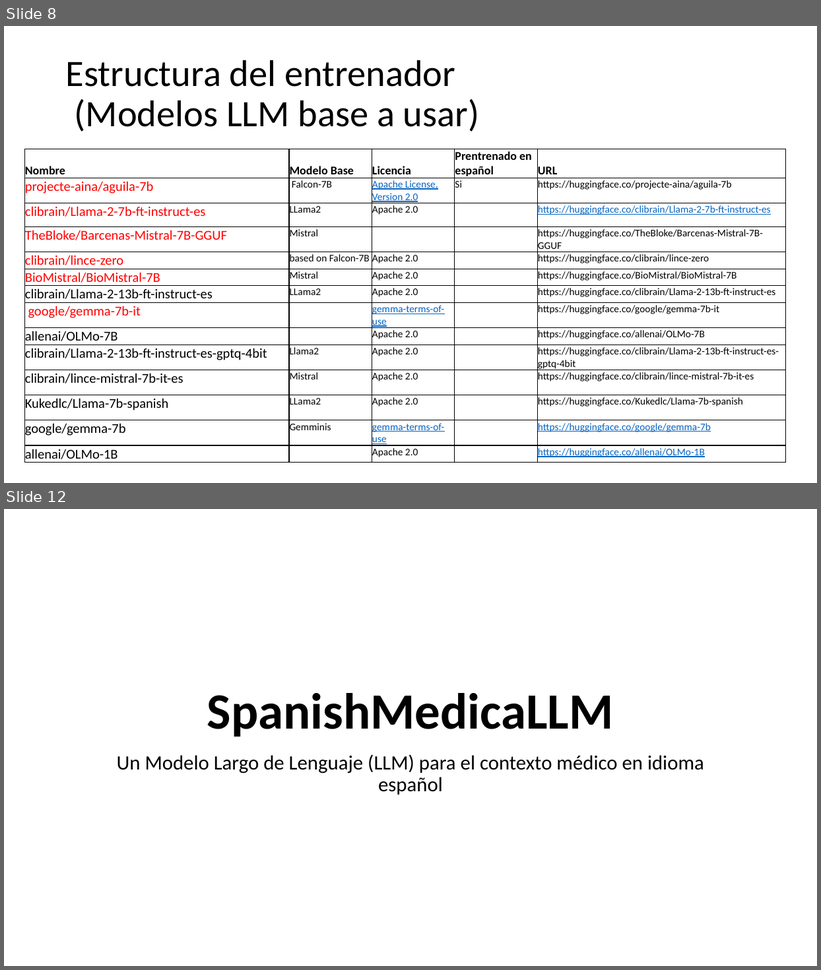
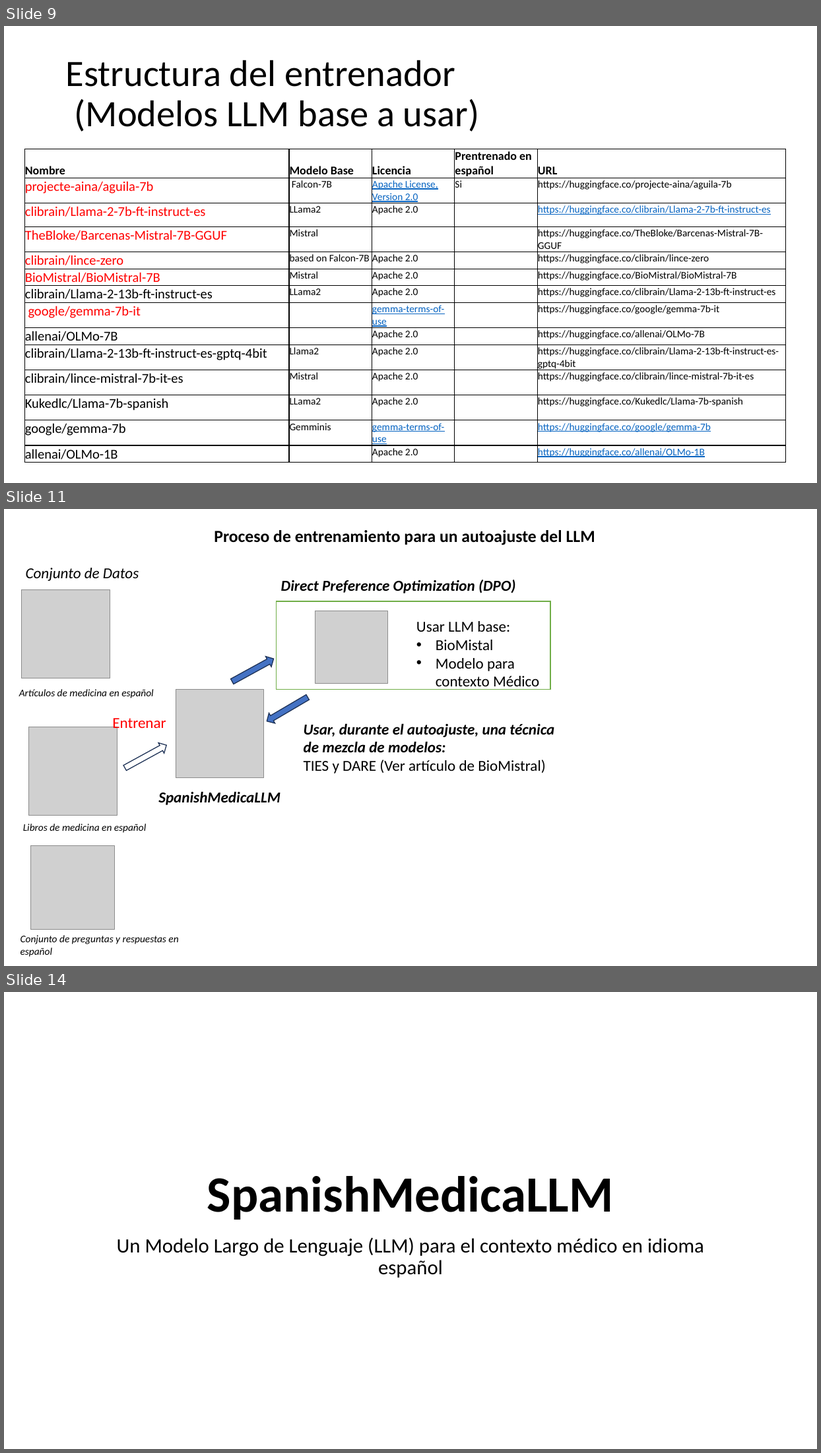
Before and after one commit to epfLLM/meditron, a slide deck: documentation/SpanishMedicaLLM.pptx. Shown one above the other, each under a label of ours: slides 8 and 12 before the commit, slides 9, 11 and 14 after it; the slides between them are not shown. The pictures are 821x970 and 821x1453 pixels, drawn with LibreOffice and Linux fonts; fonts in the diff are those of the drawing; grey boxes stand for pictures. Boxes give left, top, right and bottom in pixels: in the first picture for what was removed or moved away, otherwise in the second. Text is boxed around its words. In the diff, an @@ line names an element or a change of style, - is before the commit and + after.

Commit message:
Add creation process on dataset spanis_medica_llm from hugginface datasets catemist and cares

```diff
--- a/documentation/SpanishMedicaLLM.pptx
+++ b/documentation/SpanishMedicaLLM.pptx
@@ slide 11 added at box(4, 509, 817, 966), background #FFFFFF @@
@@ text added at box(214, 530, 595, 545), 20 pt, text #000000, bold @@
+Proceso de entrenamiento para un autoajuste del LLM
@@ text added at box(26, 568, 139, 581), 18 pt, text #000000, italic @@
+Conjunto de Datos
@@ text added at box(281, 580, 516, 593), 18 pt, text #000000, bold, italic @@
+Direct Preference Optimization (DPO)
@@ picture added at box(22, 590, 110, 679) @@
@@ rectangle added at box(276, 601, 550, 690), outline #70AD47 1 pt @@
@@ picture added at box(315, 611, 387, 683) @@
@@ text added at box(416, 621, 539, 690), 18 pt, text #000000 @@
+Usar LLM base:
+• BioMistal
+• Modelo para contexto Médico
@@ right arrow added at box(229, 654, 277, 687), fill #4472C4, outline #1E3256 1 pt @@
@@ text added at box(19, 689, 153, 698), 12 pt, text #000000, italic @@
+Artículos de medicina en español
@@ picture added at box(176, 690, 264, 778) @@
@@ right arrow added at box(264, 692, 311, 726), fill #4472C4, outline #1E3256 1 pt @@
@@ text added at box(112, 718, 166, 733), 18 pt, text #FF0000 @@
+Entrenar
@@ text added at box(304, 723, 554, 774), 18 pt, text #000000, bold, italic @@
+Usar, durante el autoajuste, una técnica de mezcla de modelos:
+TIES y DARE (Ver artículo de BioMistral)
@@ picture added at box(28, 727, 117, 816) @@
@@ right arrow added at box(123, 741, 170, 774), outline #1E3256 1 pt @@
@@ text added at box(158, 791, 281, 805), 18 pt, text #000000, bold, italic @@
+SpanishMedicaLLM
@@ text added at box(23, 824, 146, 833), 12 pt, text #000000, italic @@
+Libros de medicina en español
@@ picture added at box(31, 846, 114, 929) @@
@@ text added at box(20, 935, 178, 957), 12 pt, text #000000, italic @@
+Conjunto de preguntas y respuestas en español
@@ what was slide 8 is now slide 9 @@
@@ what was slide 12 is now slide 14 @@
```
Also in this commit, not shown: 4 slides changed, 3 other slides added, 2 slides removed, 17 other files.
